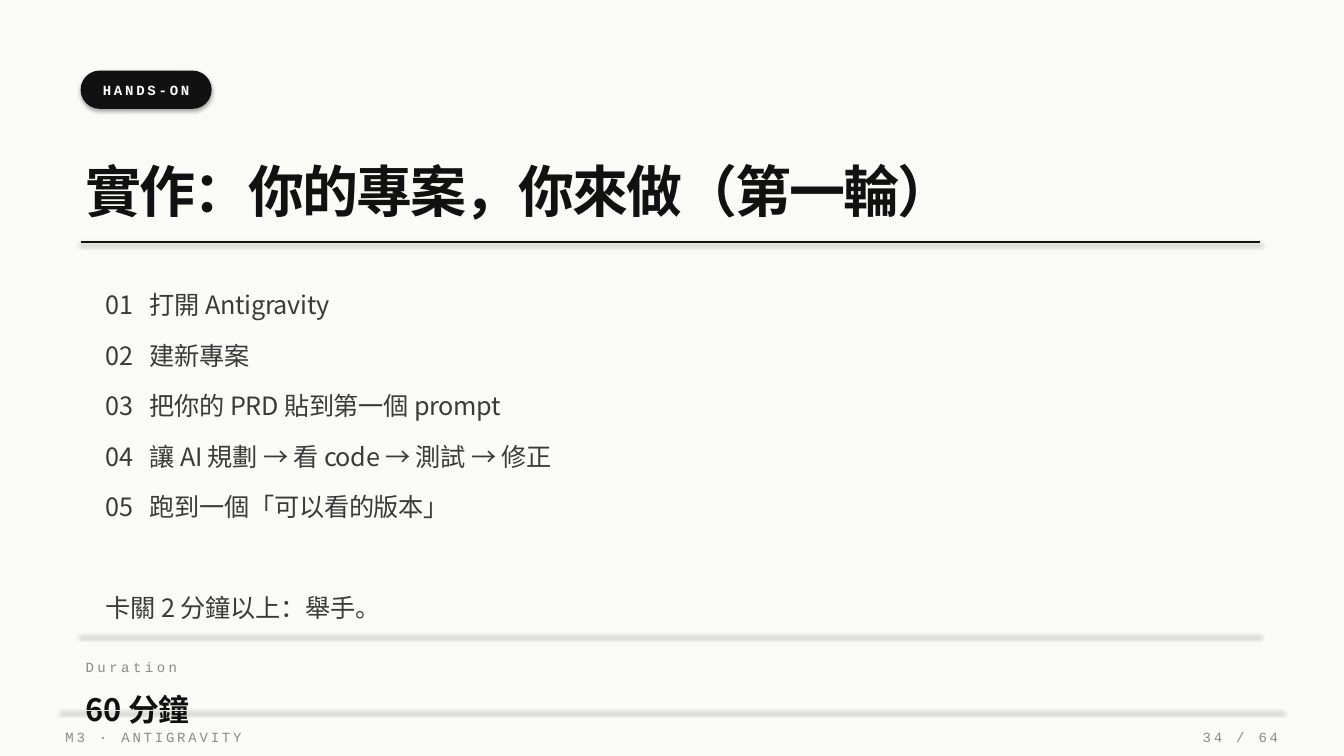
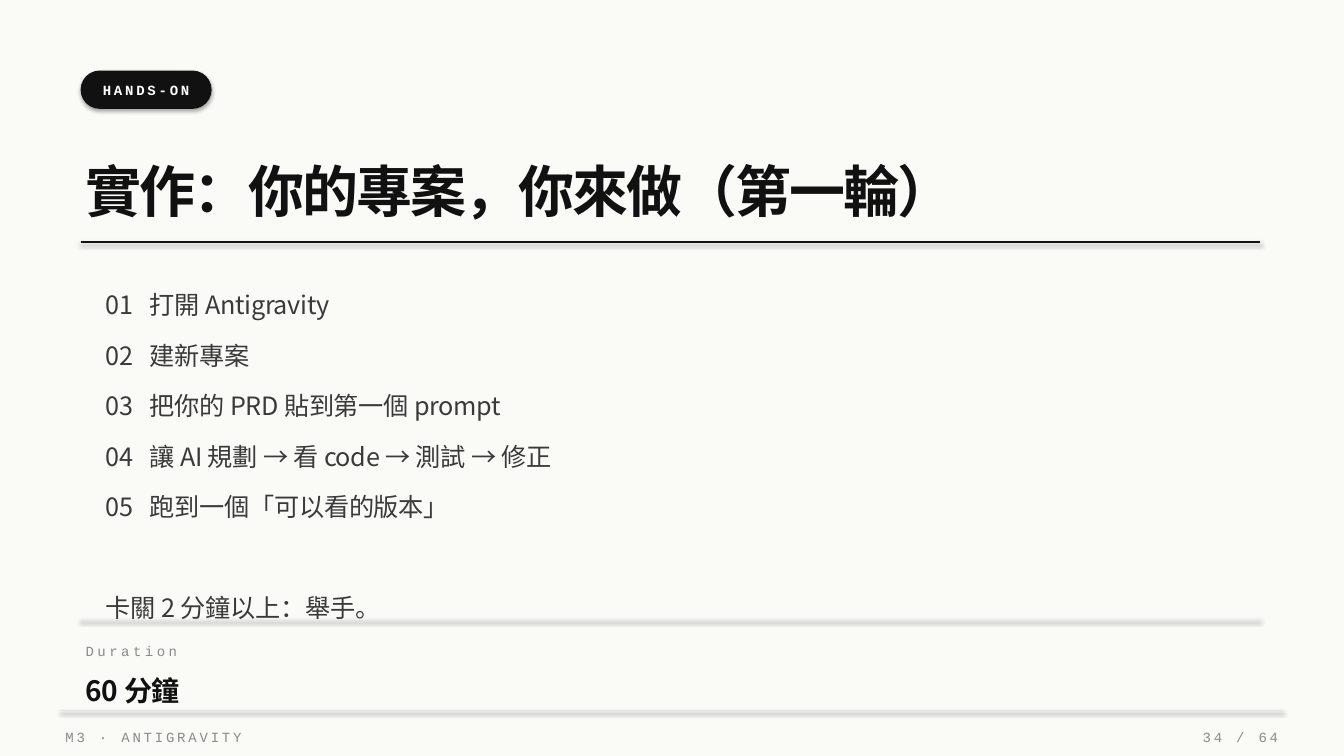
Before and after one commit to Zenobia000/SDD-agent-coding-beginner, a slide deck: slide 34 of class_plan/vibe_coding_workshop.pptx. Drawn at 1344x756 pixels with LibreOffice and Linux fonts; fonts in the diff are those of the drawing. Boxes give left, top, right and bottom in pixels: in the first picture for what was removed or moved away, otherwise in the second. Text is boxed around its words. In the diff, an @@ line names an element or a change of style, - is before the commit and + after.

```diff
--- a/class_plan/vibe_coding_workshop.pptx
+++ b/class_plan/vibe_coding_workshop.pptx
@@ line moved from (81, 635) - (1260, 635) to (81, 620) - (1260, 620) @@
@@ text "Duration": place and size @@
-text "Duration" at <box>86,662,177,672</box>
+text "Duration" at <box>86,646,177,656</box>
@@ text "60 分鐘": place and size @@
-text "60 分鐘" at <box>86,695,189,724</box>
+text "60 分鐘" at <box>86,677,180,704</box>
@@ text "60 分鐘" at <box>86,677,180,704</box>: size 22 to 20 pt @@
```
Also in this commit, not shown: 60 other slides changed, 2 other files.
